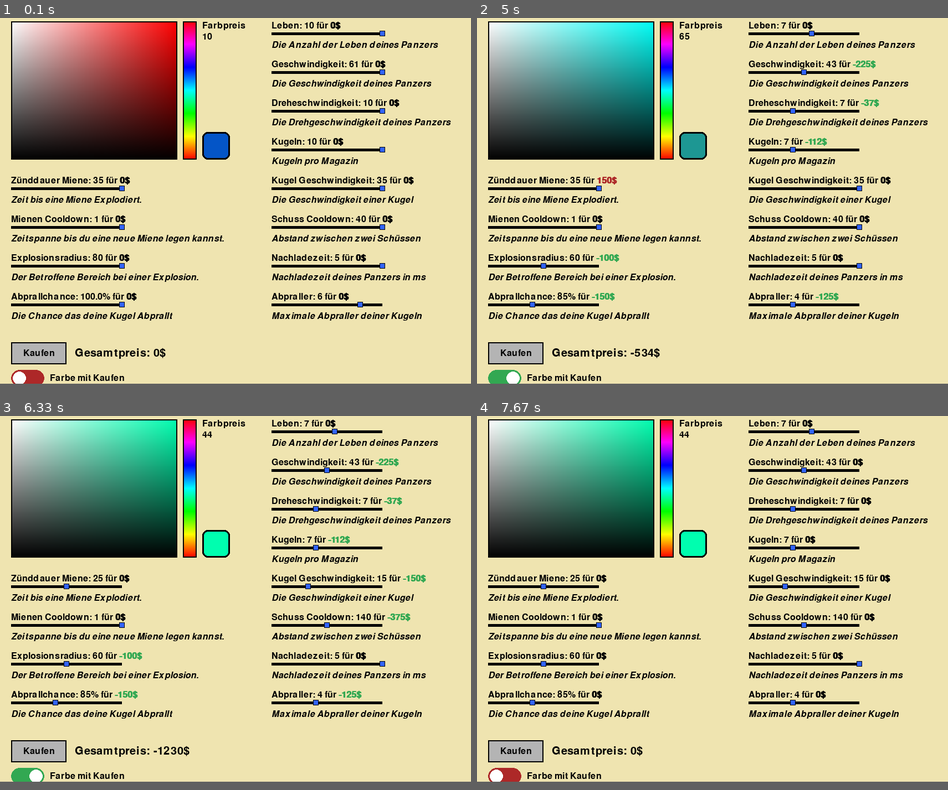
Above: before the commit, frames 1-4 (two rows, left to right).
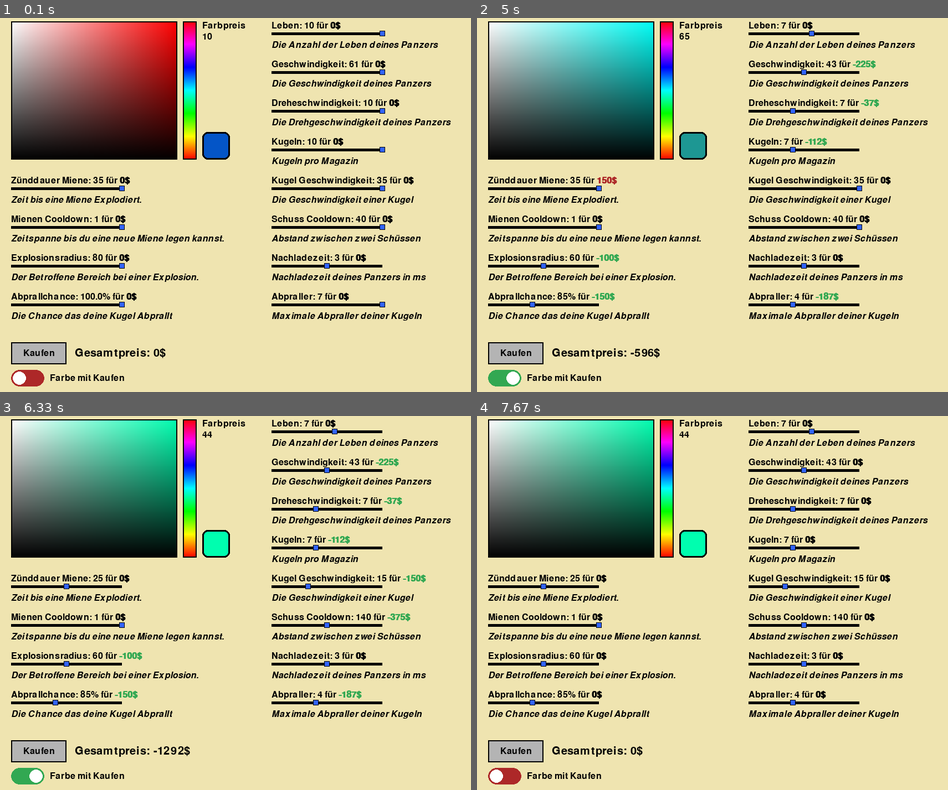
Above: after the commit, the same moments.

Repository: Keksfabrik-glitch/Panzerkiste
Game: pygame game, started from Main.py
Same seed, same stepped clock (60 frames per second), same inputs: the game is played once before the commit and once after it.
Inputs (mouse positions are in pixels of both pictures, inside the frame that each line leads up to):
- Up to frame 1 (0.1 s): no input
- Up to frame 2 (5 s): click "Kaufen" at 0.38 s; click (505, 377) at 0.72 s; press the mouse at (801, 32) at 1.03 s; move the mouse to (811, 145) at 1.13 s; release the mouse at (825, 257) at 1.27 s; press the mouse at (801, 32) at 1.37 s; move the mouse to (679, 70) at 1.47 s; release the mouse at (552, 111) at 1.6 s; press the mouse at (542, 190) at 1.7 s; move the mouse to (627, 126) at 1.8 s; release the mouse at (717, 62) at 1.93 s; press the mouse at (542, 190) at 2.03 s; move the mouse to (660, 152) at 2.13 s; release the mouse at (778, 118) at 2.27 s; press the mouse at (514, 354) at 2.37 s; move the mouse to (557, 287) at 2.47 s; release the mouse at (594, 219) at 2.6 s; press the mouse at (542, 264) at 2.7 s; move the mouse to (594, 287) at 2.8 s; release the mouse at (641, 313) at 2.93 s; press the mouse at (542, 305) at 3.03 s; move the mouse to (590, 190) at 3.13 s; release the mouse at (637, 77) at 3.27 s; press the mouse at (801, 148) at 3.37 s; move the mouse to (693, 234) at 3.47 s; release the mouse at (590, 320) at 3.6 s; press the mouse at (801, 70) at 3.7 s; move the mouse to (674, 205) at 3.8 s; release the mouse at (547, 335) at 3.93 s; press the mouse at (801, 111) at 4.03 s; move the mouse to (801, 92) at 4.13 s; release the mouse at (801, 77) at 4.27 s; press the mouse at (665, 89) at 4.37 s; move the mouse to (717, 175) at 4.47 s; release the mouse at (769, 257) at 4.6 s; press the mouse at (801, 305) at 4.7 s; move the mouse to (693, 190) at 4.8 s; release the mouse at (580, 77) at 4.93 s
- Up to frame 3 (6.33 s): press the mouse at (65, 588) at 5.37 s; move the mouse to (183, 588) at 5.47 s; release the mouse at (306, 588) at 5.6 s; press the mouse at (324, 625) at 5.7 s; move the mouse to (277, 670) at 5.8 s; release the mouse at (230, 715) at 5.93 s; click (188, 494) at 6.05 s
- Up to frame 4 (7.67 s): press the mouse at (505, 775) at 6.37 s; move the mouse to (528, 756) at 6.47 s; release the mouse at (557, 737) at 6.6 s; press the mouse at (514, 752) at 7.37 s; move the mouse to (608, 707) at 7.47 s; release the mouse at (703, 662) at 7.6 s
In our replay, the window is 850x675 before the commit and 850x690 after it. These sizes can differ from the game's own. Grey fills any space a smaller window leaves; there, only what the larger window draws over its background counts as a difference.

The runs differ from the first frame. In frame 1, 0.1% of the frame differs, in the area x 2-82%, y 63-99%; in frame 2, 0.1%; in frame 3, 0.2%; in frame 4, less than 0.1%.

Commit message:
Fix der paar durchgerutschten Bugs
Alle Sounds Artefakte entfernt
Visuelle Anzeige ob man sich das alles Leisten kann
Shop Fenster Größe angepasst

Diff:
--- a/Accounts.json
+++ b/Accounts.json
@@ -2,7 +2,7 @@
     "_Hannes_": {
         "passwort": "5e243f5cccfa1f093f5bc7402ce438509ce6d50a4e7bb88ff6753abd90b531fd",
         "stats": {
-            "punkte": -2,
+            "punkte": 12,
             "farbe": "[4, 85, 199, 255]",
             "leben": 10,
             "schussCooldown": 40,
@@ -10,8 +10,8 @@
             "geschwindigkeit": 61,
             "maxKugeln": 10,
             "kugelSpeed": 35,
-            "nachladezeit": 5,
-            "abpraller": 6,
+            "nachladezeit": 3,
+            "abpraller": 7,
             "abprallChance": 1.0,
             "mieneZeit": 35,
             "mienenAnzahl": -1,
--- a/Shop.py
+++ b/Shop.py
@@ -193,9 +193,12 @@
     setze_lautstärke(lautstärke)
     P.sound_jingle.stop()
     laeuft = True
+    global Geld
+    Geld = Daten.read(Nutzername,"punkte")
     #Eine Settings Gruppierung mit Preis Slider etc...
     class SettingsGroup():
         def kaufen(self):
+            global Geld
             Geld = Daten.read(Nutzername,"punkte")
             Preis = self.preis
             if Geld >= Preis:
@@ -272,10 +275,10 @@
         def preis(self):
             return self.preis
     SH_BREITE = 850
-    SH_HOEHE = 675
+    SH_HOEHE = 690
 
     screen = pygame.display.set_mode((SH_BREITE, SH_HOEHE), pygame.RESIZABLE)
-    Geld = Daten.read(Nutzername,"punkte")
+
     pygame.display.set_caption("Shop | Guthaben: {}$".format(Geld))
 
     BLAU = (0, 0, 255)
@@ -349,15 +352,18 @@
 
     FarbeMitKaufenToggle = Toggle(FARBBEREICH_POS[0],650,False,"Farbe mit Kaufen")
     def KaufeAlles():
-
         for group in SettingGroupsss:
             group.kaufen()
         if FarbeMitKaufenToggle.zustand == True:
             FarbeKaufen()
         sound_ca_cing.play()
+        global Geld
+        Geld = Daten.read(Nutzername,"punkte")
     global GesamtPreis
     GesamtPreis = 0
     def updatePreise():
+        global Geld
+        Geld = Daten.read(Nutzername,"punkte")
         GesamtPreis = 0
         for group in SettingGroupsss:
             GesamtPreis += group.preis
@@ -431,8 +437,10 @@
 
         for group in SettingGroupsss:
             group.draw(screen)
-
-        screen.blit(fontBig.render("Gesamtpreis: {}$".format(GesamtPreis),True,SCHWARZ),(FARBBEREICH_POS[0]+ 115,610))
+        if GesamtPreis > Geld:
+            screen.blit(fontBig.render("Gesamtpreis: {}$".format(GesamtPreis),True,ROT),(FARBBEREICH_POS[0]+ 115,610))
+        else:
+             screen.blit(fontBig.render("Gesamtpreis: {}$".format(GesamtPreis),True,SCHWARZ),(FARBBEREICH_POS[0]+ 115,610))
         pygame.display.flip()
         clock.tick(60)
 
--- a/panzer.py
+++ b/panzer.py
@@ -219,8 +219,8 @@
                                    abpraller=self.abpraller, abprallChance=self.abprallChance,
                                    shooter_id=self.ID,shooter = self)
                 kugel_gruppe.add(neue_kugel)
-                if Sounds:
-                    sound_schuss.play()
+
+                sound_schuss.play()
                 self.kugeln -= 1
                 self.letzterEinzelschuss = jetzt
                 if self.kugeln == 0:
@@ -228,11 +228,9 @@
     def Schaden(self,amount=1):
         self.leben -= amount
         self.PunkteGeben(-amount)
-        if Sounds:
-            sound_treffer.play()
+        sound_treffer.play()
         if self.leben <= 0:
-            if Sounds:
-                sound_explosion.play()
+            sound_explosion.play()
 
     def PunkteGeben(self,amount=1):
         #print("AHHH ", amount)
@@ -412,8 +410,7 @@
                             abpraller=self.abpraller, abprallChance=self.abprallChance,
                             shooter_id=self.ID,shooter = self)
             kugel_gruppe.add(neue_kugel)
-            if Sounds:
-                sound_schuss.play()
+            sound_schuss.play()
             self.kugeln -= 1
             self.letzterEinzelschuss = jetzt
             if self.kugeln == 0:
@@ -421,11 +418,9 @@
 
     def Schaden(self, amount=1):
         self.leben -= amount
-        if Sounds:
-            sound_treffer.play()
+        sound_treffer.play()
         if self.leben <= 0:
-            if Sounds:
-                sound_explosion.play()
+            sound_explosion.play()
             self.kill()
 
 
